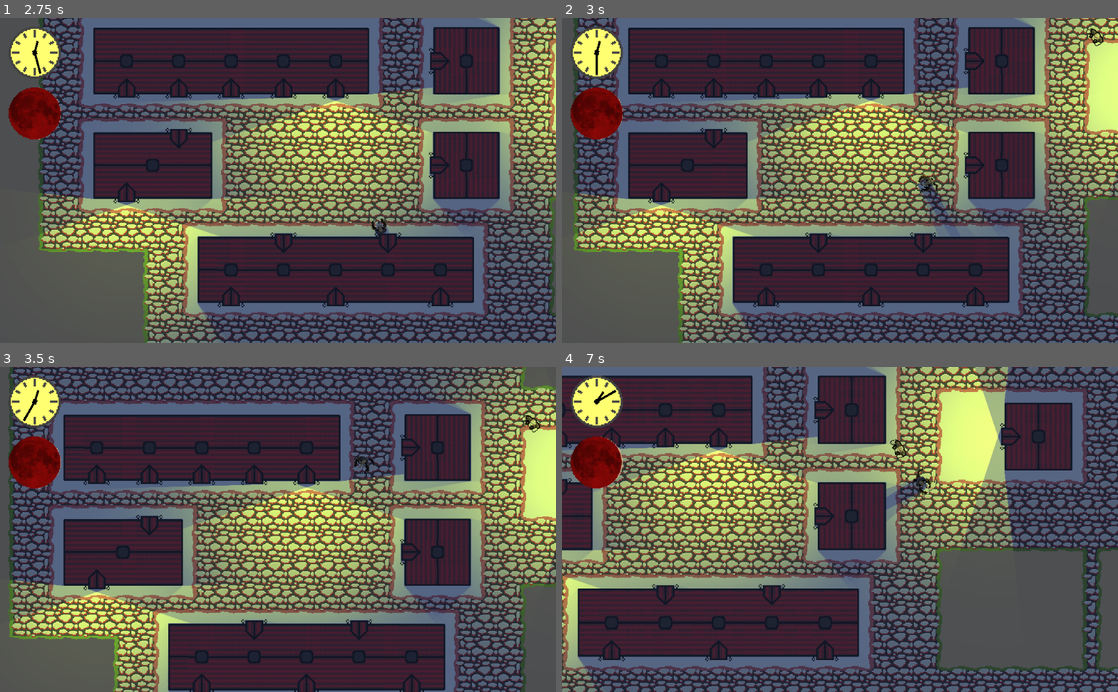
Above: before the commit, frames 1-4 (two rows, left to right).
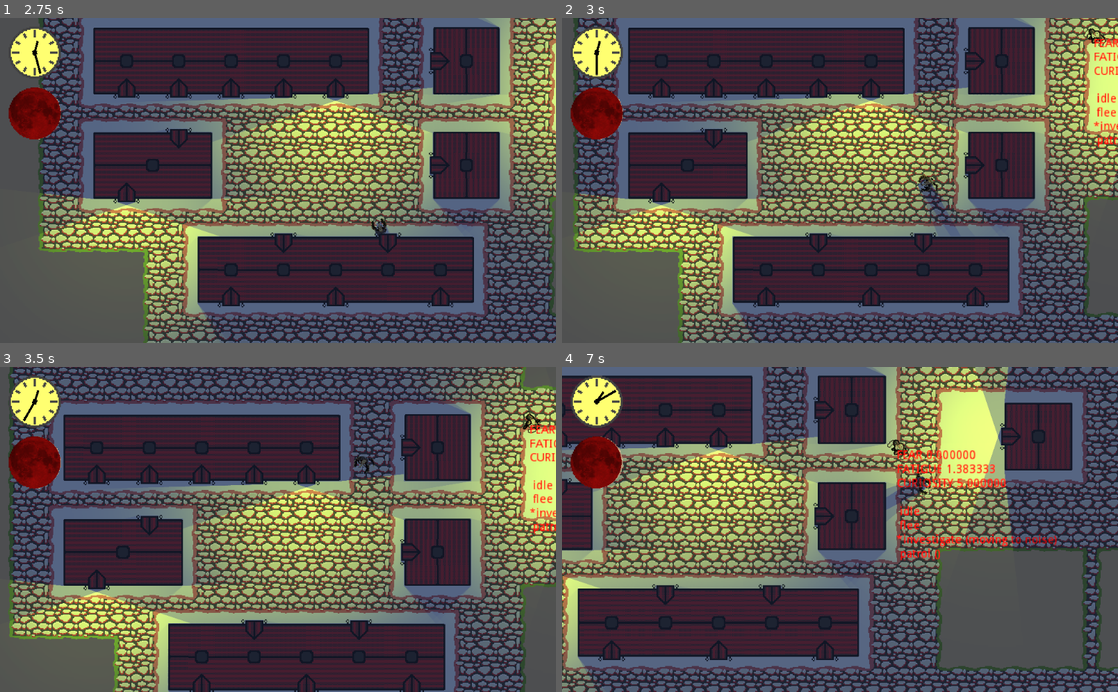
Above: after the commit, the same moments.

Repository: marc-hugh-tom/game-off-2020
Game: Godot game, scene res://nodes/PlayState.tscn
The game is run twice, just before and just after one commit, with the same random seed, the same clock (stepped at 60 frames per second) and the same inputs.
Inputs (mouse positions are in pixels of both pictures, inside the frame that each line leads up to):
- Up to frame 1 (2.75 s): move the mouse to (400, 164) at 0.52 s; press the mouse at (400, 164) at 0.53 s; hold D (right) 0.53-1.28 s; move the mouse to (166, 196) at 1.27 s; release the mouse at (166, 196) at 1.28 s; hold S (down) 1.28-2.03 s; right-click (166, 196) at 1.35 s; move the mouse to (333, 109) at 2.02 s; press the mouse at (333, 109) at 2.03 s; hold D (right) from 2.03 s (still down)
- Up to frame 2 (3 s): move the mouse to (812, 245) at 2.77 s; release D (right) at 2.78 s; release the mouse at (812, 245) at 2.78 s; hold W (up) from 2.78 s (still down); right-click (812, 245) at 2.85 s
- Up to frame 3 (3.5 s): keep holding W (up)
- Up to frame 4 (7 s): move the mouse to (1006, 578) at 3.52 s; release W (up) at 3.53 s; press the mouse at (1006, 578) at 3.53 s; hold A (left) 3.53-5.03 s; move the mouse to (673, 480) at 4.27 s; release the mouse at (673, 480) at 4.28 s; right-click (673, 480) at 4.35 s; move the mouse to (867, 529) at 5.02 s; press the mouse at (867, 529) at 5.03 s; hold S (down) 5.03-5.78 s; move the mouse to (756, 448) at 5.77 s; release the mouse at (756, 448) at 5.78 s; hold D (right) 5.78-6.53 s; right-click (756, 448) at 5.85 s; move the mouse to (962, 513) at 6.52 s; press the mouse at (962, 513) at 6.53 s; hold W (up) from 6.53 s (still down)

Frame 1 is identical in both runs. In frame 2, 0.5% of the frame differs, in the area x 93-100%, y 3-40%; in frame 3, 0.5%; in frame 4, 1.5%, in the area x 58-89%, y 22-60%.

Commit message:
Switch villager animation on action

Diff:
--- a/nodes/villager/Villager.gd
+++ b/nodes/villager/Villager.gd
@@ -39,7 +39,7 @@
 
 # debug mode
 # TODO: move somewhere global
-var DEBUG = false
+var DEBUG = true
 
 # the current action in the villager's FSM
 var current_action
@@ -105,6 +105,9 @@
 
 func priority_sort(a, b):
 	return a.get_priority() > b.get_priority()
+
+func get_animation_player() -> AnimationPlayer:
+	return $AnimationPlayer as AnimationPlayer
 
 func _update_actions():
 	for action in _get_should_deactivate_action_children():
--- a/nodes/villager/actions/scripts/Action.gd
+++ b/nodes/villager/actions/scripts/Action.gd
@@ -9,6 +9,9 @@
 
 func get_villager():
 	return villager
+
+func get_animation_player() -> AnimationPlayer:
+	return villager.get_animation_player()
 
 func get_label():
 	return "base action"
--- a/nodes/villager/actions/scripts/Flee.gd
+++ b/nodes/villager/actions/scripts/Flee.gd
@@ -8,6 +8,7 @@
 func on_enter():
 	AudioManager.play_sound(FLEE_SOUNDS[randi() % FLEE_SOUNDS.size()])
 	villager.set_emotion(Villager.Emotion.CURIOSITY, 0.0)
+	get_animation_player().play("walk")
 
 func on_exit():
 	villager.set_emotion(Villager.Emotion.CURIOSITY, 0.0)
--- a/nodes/villager/actions/scripts/Idle.gd
+++ b/nodes/villager/actions/scripts/Idle.gd
@@ -7,3 +7,4 @@
 	if villager == null:
 		return
 	villager.amend_emotion(Villager.Emotion.FATIGUE, 3 * -delta)
+	get_animation_player().play("idle")
--- a/nodes/villager/actions/scripts/Investigate.gd
+++ b/nodes/villager/actions/scripts/Investigate.gd
@@ -103,6 +103,7 @@
 func on_enter():
 	current_path = villager.emotion_metadata.get(Villager.Emotion.CURIOSITY)
 	current_state = Alert.new(current_path)
+	get_animation_player().play("walk")
 
 func on_exit():
 	current_state = Null.new()
--- a/nodes/villager/actions/scripts/Patrol.gd
+++ b/nodes/villager/actions/scripts/Patrol.gd
@@ -80,6 +80,7 @@
 	return "patrol (" + current_state.get_label() + ")"
 
 func on_enter():
+	get_animation_player().play("walk")
 	var closest_point = path.get_curve().get_closest_point(villager.position)
 	if closest_point.distance_squared_to(villager.position) < 10.0:
 		current_state = MoveAlongPath.new(path.get_curve(), villager)
